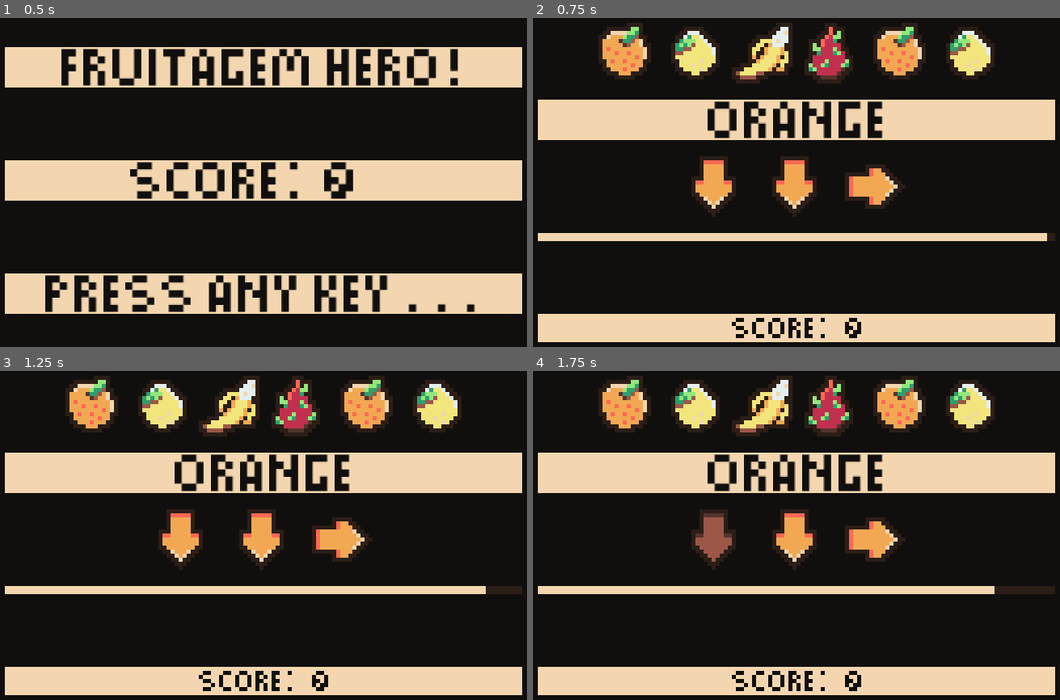
Above: before the commit, frames 1-4 (two rows, left to right).
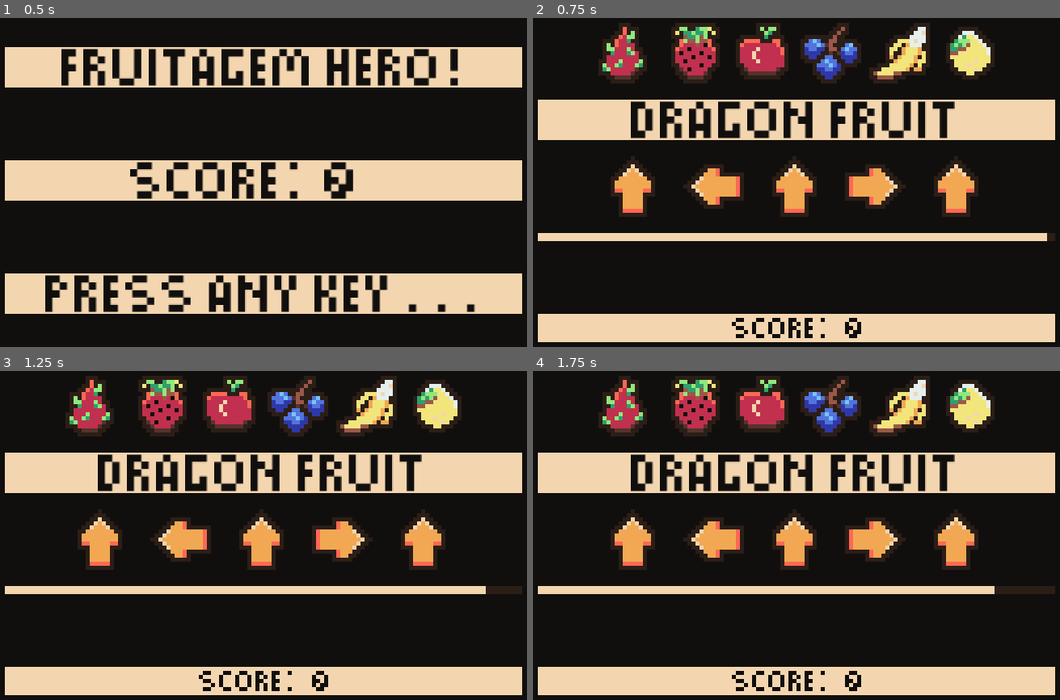
Above: after the commit, the same moments.

Repository: Jehree/FruitagemHero
Game: Godot game, scene res://game.tscn
Same seed, same stepped clock (60 frames per second), same inputs: the game is played once before the commit and once after it.
Inputs:
- Up to frame 1 (0.5 s): no input
- Up to frame 2 (0.75 s): tap Enter at 0.5 s; hold I (right) from 0.53 s (still down)
- Up to frame 3 (1.25 s): keep holding I (right)
- Up to frame 4 (1.75 s): release I (right) at 1.28 s; hold E (down) from 1.28 s (still down)

Frame 1 is identical in both runs. In frame 2, 15% of the frame differs, in the area x 12-85%, y 1-61%; in frame 3, 15%; in frame 4, 15%.

Commit message:
made strawberry not look like a ballsack

Diff:
--- a/fruit/fruit_collections/berries.tres
+++ b/fruit/fruit_collections/berries.tres
@@ -1,13 +1,14 @@
-[gd_resource type="Resource" script_class="FruitCollection" load_steps=4 format=3 uid="uid://bareg5ouix12n"]
+[gd_resource type="Resource" script_class="FruitCollection" load_steps=5 format=3 uid="uid://bareg5ouix12n"]
 
 [ext_resource type="Script" uid="uid://b1d4al4ji2hlo" path="res://fruit/fruit_stats.gd" id="1_fm0ag"]
 [ext_resource type="Resource" uid="uid://f10q8chcyhgv" path="res://fruit/fruit_types/blueberry.tres" id="2_o12mr"]
 [ext_resource type="Script" uid="uid://dtmc2faw3ah73" path="res://fruit/fruit_collection.gd" id="2_ueh3o"]
+[ext_resource type="Resource" uid="uid://yhxjdr21upup" path="res://fruit/fruit_types/strawberry.tres" id="3_o12mr"]
 
 [resource]
 script = ExtResource("2_ueh3o")
 name = "Berry Good.."
 selection_weight = 0.2
-fruit_whitelist = Array[ExtResource("1_fm0ag")]([ExtResource("2_o12mr")])
+fruit_whitelist = Array[ExtResource("1_fm0ag")]([ExtResource("2_o12mr"), ExtResource("3_o12mr")])
 fruit_blocklist = Array[ExtResource("1_fm0ag")]([])
 metadata/_custom_type_script = "uid://dtmc2faw3ah73"
--- /dev/null
+++ b/fruit/fruit_types/strawberry.tres
@@ -0,0 +1,11 @@
+[gd_resource type="Resource" script_class="FruitStats" load_steps=3 format=3 uid="uid://yhxjdr21upup"]
+
+[ext_resource type="Script" uid="uid://b1d4al4ji2hlo" path="res://fruit/fruit_stats.gd" id="1_w85pi"]
+[ext_resource type="Texture2D" uid="uid://dw720yvvwphdu" path="res://assets/strawberry.png" id="2_kiaug"]
+
+[resource]
+script = ExtResource("1_w85pi")
+fruit_name = "Strawberry"
+texture = ExtResource("2_kiaug")
+arrow_sequence = Array[int]([1, 1, 0, 0, 3])
+metadata/_custom_type_script = "uid://b1d4al4ji2hlo"
--- a/game.tscn
+++ b/game.tscn
@@ -24,6 +24,7 @@
 [ext_resource type="Resource" uid="uid://bsmomhljnjtn3" path="res://fruit/fruit_types/orange.tres" id="18_boyg6"]
 [ext_resource type="Resource" uid="uid://drbxrvauo0oka" path="res://fruit/fruit_types/banana.tres" id="20_f1jbl"]
 [ext_resource type="Resource" uid="uid://ebixcsyva1as" path="res://fruit/fruit_types/dragonfruit.tres" id="22_vaj68"]
+[ext_resource type="Resource" uid="uid://yhxjdr21upup" path="res://fruit/fruit_types/strawberry.tres" id="25_vaj68"]
 
 [sub_resource type="StyleBoxFlat" id="StyleBoxFlat_80cx4"]
 bg_color = Color(0.0666667, 0.0588235, 0.054902, 1)
@@ -372,4 +373,4 @@
 
 [node name="AllFruitStatsContainer" type="Node" parent="."]
 script = ExtResource("7_eow3j")
-_stats = Array[ExtResource("10_mfdv2")]([ExtResource("11_iotsf"), ExtResource("20_f1jbl"), ExtResource("16_e8heu"), ExtResource("22_vaj68"), ExtResource("17_rvswv"), ExtResource("18_boyg6")])
+_stats = Array[ExtResource("10_mfdv2")]([ExtResource("11_iotsf"), ExtResource("20_f1jbl"), ExtResource("16_e8heu"), ExtResource("22_vaj68"), ExtResource("17_rvswv"), ExtResource("18_boyg6"), ExtResource("25_vaj68")])
Binary file changed: assets/apple.png
Binary file changed: assets/fruit.aseprite
Binary file added: assets/strawberry.png
Not shown, added: assets/strawberry.png.import
Not shown: 1 places in game.tscn that only renumber resources
